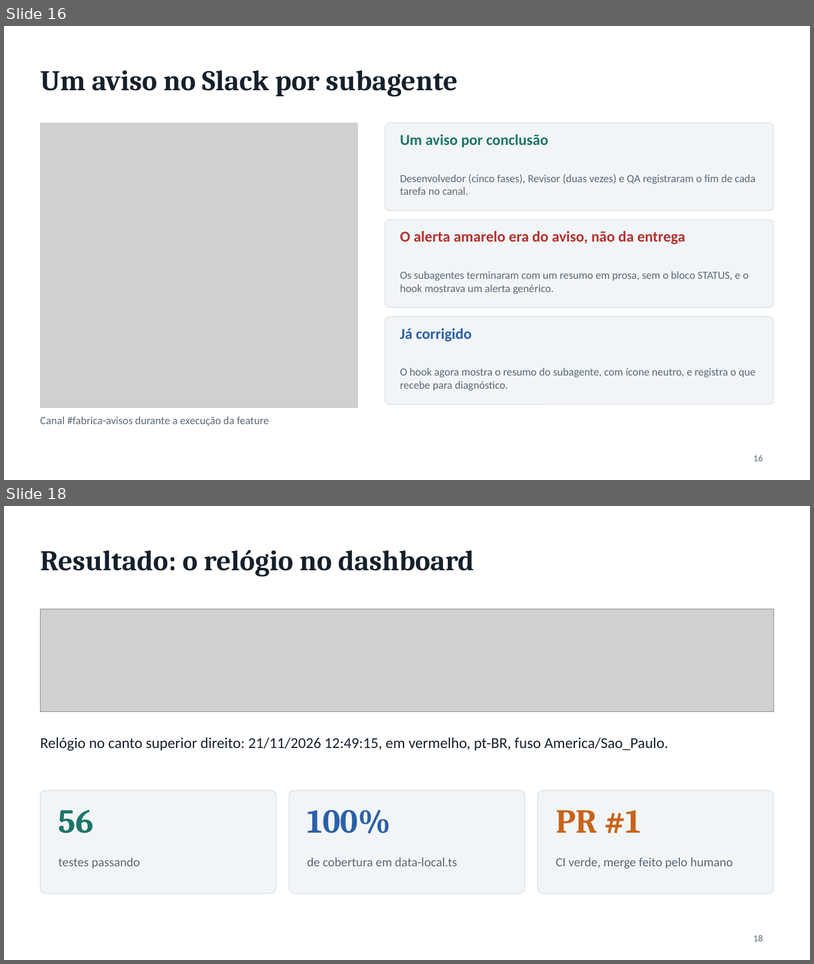
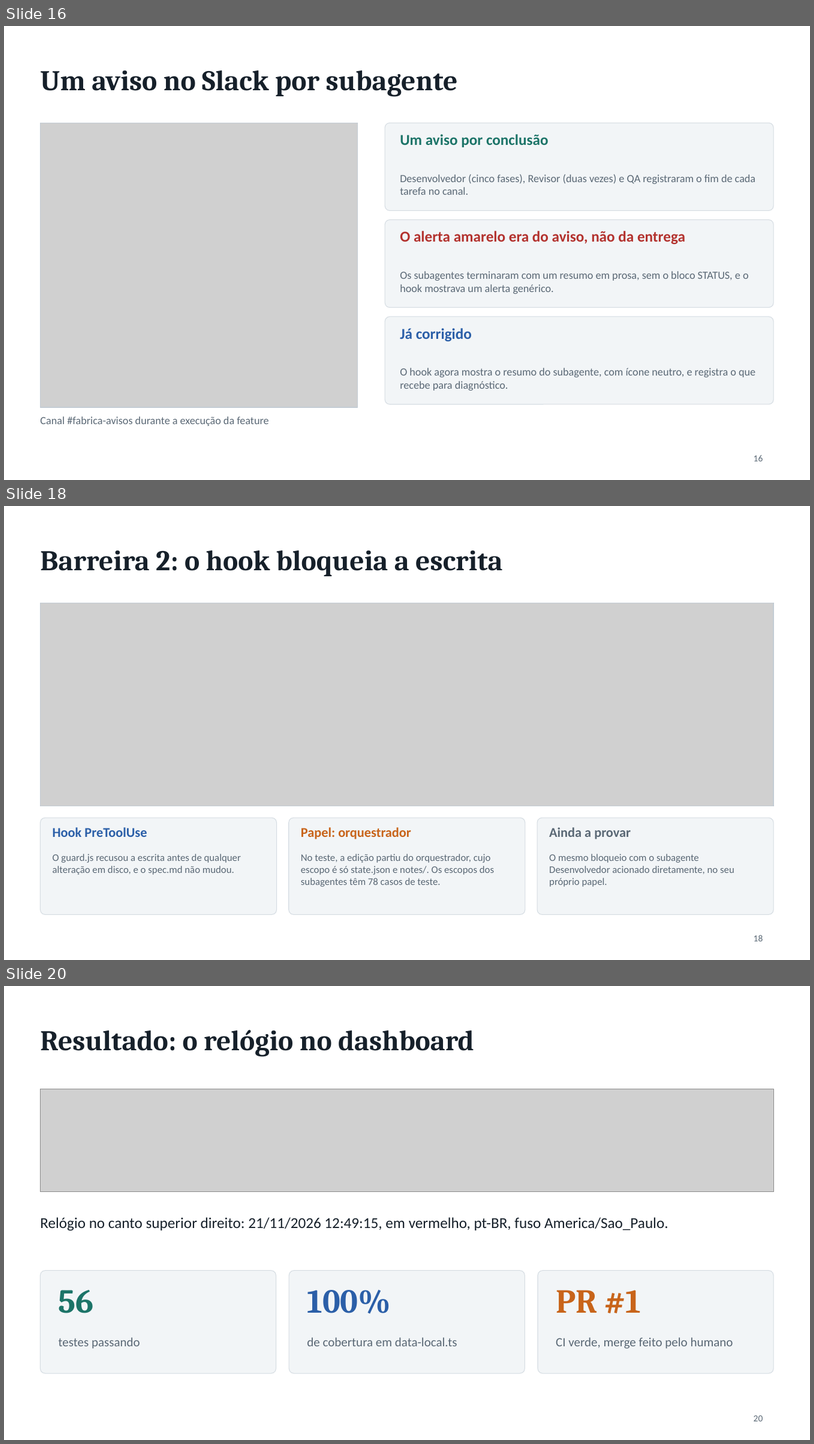
Before and after one commit to liviagomes30/fabrica-petcontrol, a slide deck: docs/fabrica/apresentacao-fabrica-claude-code.pptx. Shown one above the other, each under a label of ours: slides 16 and 18 before the commit, slides 16, 18 and 20 after it; the slides between them are not shown. The pictures are 814x964 and 814x1444 pixels, drawn with LibreOffice and Linux fonts; fonts in the diff are those of the drawing; grey boxes stand for pictures. Boxes give left, top, right and bottom in pixels: in the first picture for what was removed or moved away, otherwise in the second. Text is boxed around its words. In the diff, an @@ line names an element or a change of style, - is before the commit and + after.

```diff
--- a/docs/fabrica/apresentacao-fabrica-claude-code.pptx
+++ b/docs/fabrica/apresentacao-fabrica-claude-code.pptx
@@ slide 18 added at box(4, 506, 810, 960), background #FFFFFF @@
@@ title added at box(40, 550, 503, 576), 34 pt, text #16202A, bold @@
+Barreira 2: o hook bloqueia a escrita
@@ picture added at box(40, 603, 774, 806) @@
@@ rectangle added at box(40, 603, 774, 806), outline #C3CCD4 1 pt @@
@@ rounded rectangle added at box(40, 817, 277, 915), fill #F2F5F7, outline #D5DCE2 0.75 pt @@
@@ text added at box(53, 827, 147, 837), 16 pt, text #2B5FA8, bold @@
+Hook PreToolUse
@@ rounded rectangle added at box(289, 817, 525, 915), fill #F2F5F7, outline #D5DCE2 0.75 pt @@
@@ text added at box(301, 827, 411, 839), 16 pt, text #C8641A, bold @@
+Papel: orquestrador
@@ rounded rectangle added at box(537, 817, 774, 915), fill #F2F5F7, outline #D5DCE2 0.75 pt @@
@@ text added at box(549, 827, 631, 839), 16 pt, text #5A6875, bold @@
+Ainda a provar
@@ text added at box(53, 853, 241, 874), 12 pt, text #5A6875 @@
+O guard.js recusou a escrita antes de qualquer alteração em disco, e o spec.md não mudou.
@@ text added at box(301, 853, 494, 886), 12 pt, text #5A6875 @@
+No teste, a edição partiu do orquestrador, cujo escopo é só state.json e notes/. Os escopos dos subagentes têm 78 casos de teste.
@@ text added at box(549, 853, 735, 886), 12 pt, text #5A6875 @@
+O mesmo bloqueio com o subagente Desenvolvedor acionado diretamente, no seu próprio papel.
@@ page number added at box(754, 934, 764, 941), 11 pt, text #5A6875 @@
+18
@@ what was slide 18 is now slide 20 @@
@@ page number at box(754, 1415, 764, 1421): text changed @@
-18
+20
```
Also in this commit, not shown: 2 other slides added, 1 slide removed, 3 other files.
